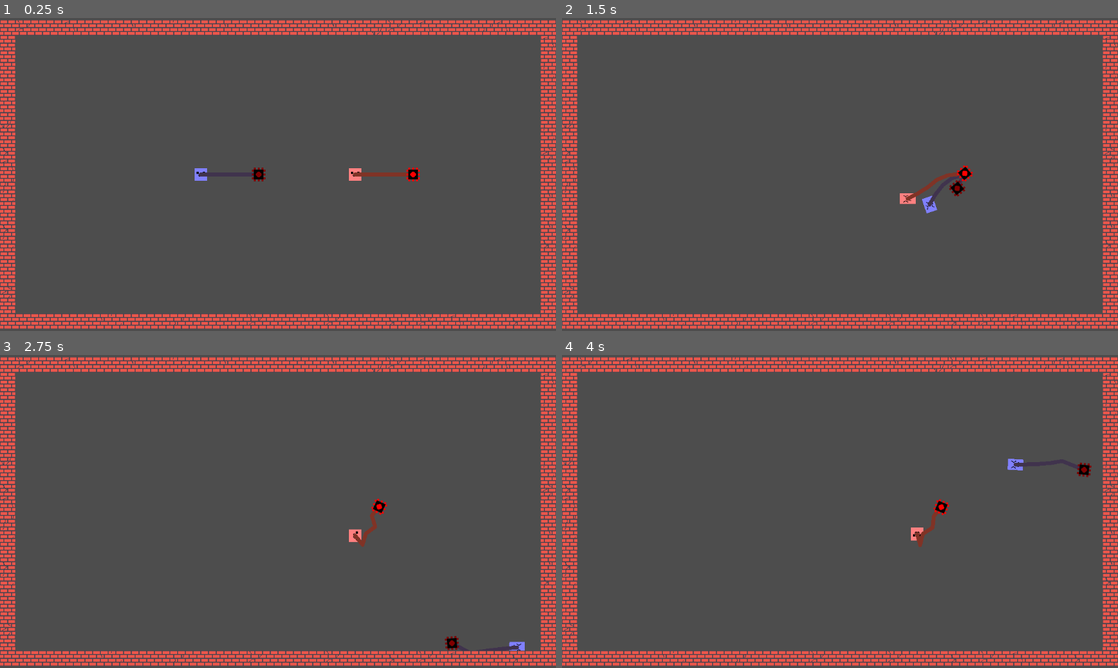
Above: before the commit, frames 1-4 (two rows, left to right).
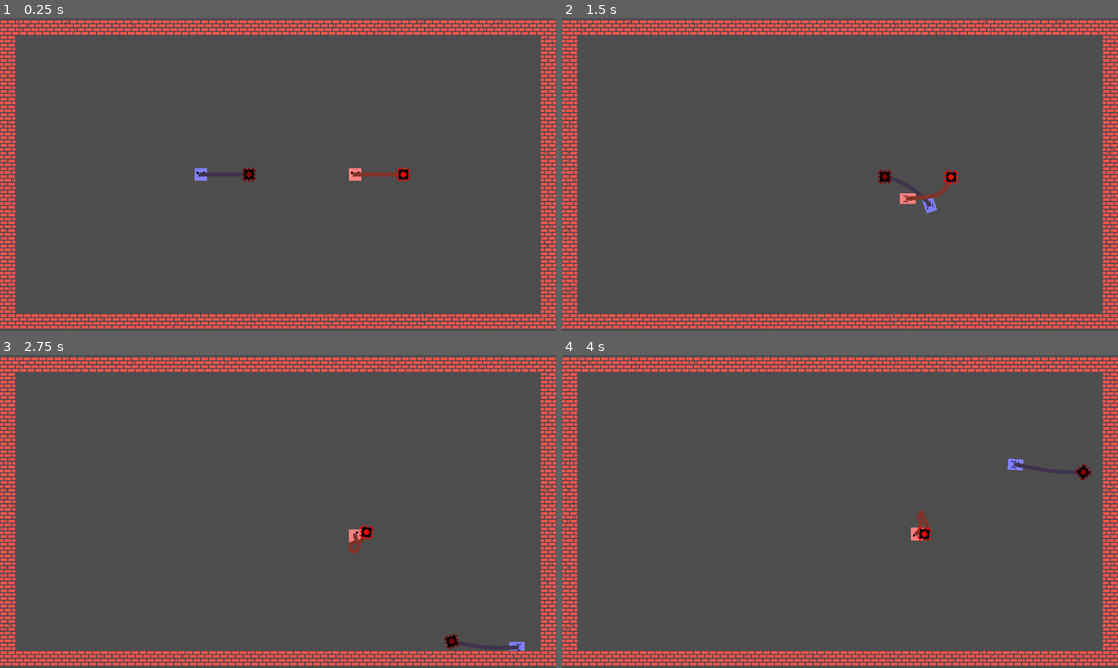
Above: after the commit, the same moments.

Repository: ThatOtherAndrew/DaydreamWales
Game: Godot game, scene res://scenes/BrickLevel.tscn
Same seed, same stepped clock (60 frames per second), same inputs: the game is played once before the commit and once after it.
Inputs:
- Up to frame 1 (0.25 s): no input
- Up to frame 2 (1.5 s): tap Enter at 0.5 s; hold D (move_right) 0.53-1.28 s; tap Down (p2_move_down) at 0.6 s; hold S (move_down) from 1.28 s (still down); tap Left (p2_move_left) at 1.35 s
- Up to frame 3 (2.75 s): release S (move_down) at 2.03 s; hold D (move_right) from 2.03 s (still down); tap Right (p2_move_right) at 2.1 s
- Up to frame 4 (4 s): release D (move_right) at 2.78 s; hold W (move_up) 2.78-3.53 s; tap Up (p2_move_up) at 2.85 s; hold A (move_left) from 3.53 s (still down); tap Down (p2_move_down) at 3.6 s

The runs differ from the first frame. In frame 1, 0.3% of the frame differs, in the area x 43-76%, y 47-53%; in frame 2, 0.6%, in the area x 56-74%, y 46-60%; in frame 3, 0.5%; in frame 4, 0.6%.

Commit message:
Improve mace physics more

Diff:
--- a/project.godot
+++ b/project.godot
@@ -18,6 +18,10 @@
 
 window/stretch/mode="viewport"
 
+[editor_plugins]
+
+enabled=PackedStringArray("res://addons/godot_super-wakatime/plugin.cfg")
+
 [rendering]
 
 renderer/rendering_method="gl_compatibility"
--- a/scenes/Mace.tscn
+++ b/scenes/Mace.tscn
@@ -1,18 +1,17 @@
 [gd_scene load_steps=4 format=3 uid="uid://dmqxd7wm8vxfn"]
 
-[ext_resource type="Texture2D" uid="uid://djxo8p3gykqx5" path="res://assets/mace.png" id="1"]
-[ext_resource type="Script" path="res://scripts/Mace.gd" id="2"]
+[ext_resource type="Texture2D" uid="uid://cc2n44eqcmya4" path="res://assets/mace.png" id="1"]
+[ext_resource type="Script" uid="uid://dhdcw4xd88ytp" path="res://scripts/Mace.gd" id="2"]
 
 [sub_resource type="CircleShape2D" id="CircleShape2D_1"]
-radius = 8
+radius = 8.0
 
 [node name="Mace" type="RigidBody2D"]
 collision_layer = 8
 collision_mask = 9
-mass = 0.8
 gravity_scale = 0.0
-linear_damp = 1.0
-angular_damp = 2.0
+linear_damp = 10.0
+angular_damp = 5.0
 script = ExtResource("2")
 
 [node name="Sprite2D" type="Sprite2D" parent="."]
--- a/scenes/MaceSystem.tscn
+++ b/scenes/MaceSystem.tscn
@@ -15,3 +15,4 @@
 antialiased = true
 
 [node name="Mace" parent="." instance=ExtResource("1")]
+linear_damp = 3.0
--- a/scripts/Mace.gd
+++ b/scripts/Mace.gd
@@ -6,56 +6,56 @@
 var player_ref = null
 
 func _ready():
-	pass
+    pass
 
 func setup_rope(player):
-	player_ref = player
-	var num_segments = int(rope_length / segment_length)
+    player_ref = player
+    var num_segments = int(rope_length / segment_length)
 
-	for i in range(num_segments):
-		var segment = RigidBody2D.new()
-		segment.gravity_scale = 0.0
-		segment.linear_damp = 1.0
-		segment.mass = 0.1
+    for i in range(num_segments):
+        var segment = RigidBody2D.new()
+        segment.gravity_scale = 0.0
+        segment.linear_damp = 1.0
+        segment.mass = 0.1
 
-		var collision = CollisionShape2D.new()
-		var shape = CircleShape2D.new()
-		shape.radius = 2
-		collision.shape = shape
-		collision.disabled = true  # Disable collision for rope segments
-		segment.add_child(collision)
+        var collision = CollisionShape2D.new()
+        var shape = CircleShape2D.new()
+        shape.radius = 2
+        collision.shape = shape
+        collision.disabled = true  # Disable collision for rope segments
+        segment.add_child(collision)
 
-		get_parent().add_child(segment)
-		rope_segments.append(segment)
+        get_parent().add_child(segment)
+        rope_segments.append(segment)
 
-		if i == 0:
-			# Connect first segment to player
-			segment.global_position = player.global_position
-			var joint = PinJoint2D.new()
-			joint.node_a = player.get_path()
-			joint.node_b = segment.get_path()
-			get_parent().add_child(joint)
-		else:
-			# Connect to previous segment
-			segment.global_position = rope_segments[i-1].global_position + Vector2(0, segment_length)
-			var joint = PinJoint2D.new()
-			joint.node_a = rope_segments[i-1].get_path()
-			joint.node_b = segment.get_path()
-			get_parent().add_child(joint)
+        if i == 0:
+            # Connect first segment to player
+            segment.global_position = player.global_position
+            var joint = PinJoint2D.new()
+            joint.node_a = player.get_path()
+            joint.node_b = segment.get_path()
+            get_parent().add_child(joint)
+        else:
+            # Connect to previous segment
+            segment.global_position = rope_segments[i-1].global_position + Vector2(0, segment_length)
+            var joint = PinJoint2D.new()
+            joint.node_a = rope_segments[i-1].get_path()
+            joint.node_b = segment.get_path()
+            get_parent().add_child(joint)
 
-	# Connect mace to last segment
-	if rope_segments.size() > 0:
-		global_position = rope_segments[-1].global_position + Vector2(0, segment_length)
-		var joint = PinJoint2D.new()
-		joint.node_a = rope_segments[-1].get_path()
-		joint.node_b = get_path()
-		get_parent().add_child(joint)
+    # Connect mace to last segment
+    if rope_segments.size() > 0:
+        global_position = rope_segments[-1].global_position + Vector2(0, segment_length)
+        var joint = PinJoint2D.new()
+        joint.node_a = rope_segments[-1].get_path()
+        joint.node_b = get_path()
+        get_parent().add_child(joint)
 
 func get_rope_points():
-	var points = PackedVector2Array()
-	if player_ref:
-		points.append(player_ref.global_position)
-	for segment in rope_segments:
-		points.append(segment.global_position)
-	points.append(global_position)
-	return points
+    var points = PackedVector2Array()
+    if player_ref:
+        points.append(player_ref.global_position)
+    for segment in rope_segments:
+        points.append(segment.global_position)
+    points.append(global_position)
+    return points
--- a/scripts/MaceSystem.gd
+++ b/scripts/MaceSystem.gd
@@ -1,7 +1,7 @@
 extends Node2D
 
-@export var rope_length: float = 60.0
-@export var segment_count: int = 5
+@export var rope_length: float = 50.0
+@export var segment_count: int = 8
 @export var rope_stiffness: float = 50.0
 @export var rope_damping: float = 10.0
 
@@ -59,54 +59,57 @@
     for i in range(1, rope_segments.size() - 1):  # Don't update last segment here
         var segment = rope_segments[i]
         if not segment.pinned:
-            var velocity = (segment.position - segment.old_position) * 0.9  # Less damping for more responsiveness
+            # Simple velocity with consistent damping - no special cases
+            var velocity = (segment.position - segment.old_position) * 0.98
             segment.old_position = segment.position
             segment.position += velocity
 
-    # Connect last rope segment to mace with a strong constraint
+    # Simple distance constraint for mace - no complex velocity manipulation
     var last_rope_index = rope_segments.size() - 1
     var second_last = rope_segments[last_rope_index - 1]
     var segment_length = rope_length / segment_count
 
-    # Calculate where the mace SHOULD be based on rope constraint
+    # Calculate distance to mace
     var to_mace = (mace.global_position - second_last.position)
     var current_dist = to_mace.length()
 
-    if current_dist > 0.01:  # Avoid division by zero
-        var target_mace_pos = second_last.position + (to_mace.normalized() * segment_length)
+    # Only pull if stretched beyond the segment length
+    if current_dist > segment_length:
+        var excess = current_dist - segment_length
+        var pull_direction = (second_last.position - mace.global_position).normalized()
 
-        # Apply strong force to pull mace to correct position
-        var correction_force = (target_mace_pos - mace.global_position) * 200.0
+        # Simple proportional force based on how much it's stretched
+        var pull_force = pull_direction * excess * 500.0
 
-        # Add damping based on velocity
-        var damping = -mace.linear_velocity * 5.0
+        # Light velocity damping to prevent oscillation
+        var damping = -mace.linear_velocity * 2.0
 
-        # Apply the forces
-        mace.apply_force(correction_force + damping)
+        mace.apply_force(pull_force + damping)
 
-        # Update the visual end point to match mace
-        rope_segments[last_rope_index].position = mace.global_position
-    else:
-        rope_segments[last_rope_index].position = mace.global_position
+    # Always update visual endpoint to match mace
+    rope_segments[last_rope_index].position = mace.global_position
 
-    # Constraint solving for rope segments (not including mace)
-    var iterations = 6  # More iterations for stiffer rope
-    for iteration in range(iterations):
-        for i in range(rope_segments.size() - 2):  # Don't constrain the last segment
+    # Simple distance constraints - only prevent stretching, allow compression
+    var expected_length = rope_length / segment_count
+
+    # Multiple passes for stability
+    for iteration in range(2):
+        # Constrain each pair of segments
+        for i in range(rope_segments.size() - 1):
             var seg1 = rope_segments[i]
             var seg2 = rope_segments[i + 1]
 
-            var distance = seg1.position.distance_to(seg2.position)
-            var difference = segment_length - distance
+            var offset = seg2.position - seg1.position
+            var distance = offset.length()
 
-            if abs(difference) > 0.01:  # Tighter tolerance
-                var direction = (seg2.position - seg1.position).normalized() if distance > 0 else Vector2.RIGHT
-                var offset = direction * difference * 0.5
+            # Only constrain if stretched (not compressed)
+            if distance > expected_length:
+                var correction = offset.normalized() * (distance - expected_length) * 0.5
 
                 if not seg1.pinned:
-                    seg1.position -= offset
+                    seg1.position += correction
                 if not seg2.pinned:
-                    seg2.position += offset
+                    seg2.position -= correction
 
     update_rope_visual()
 
